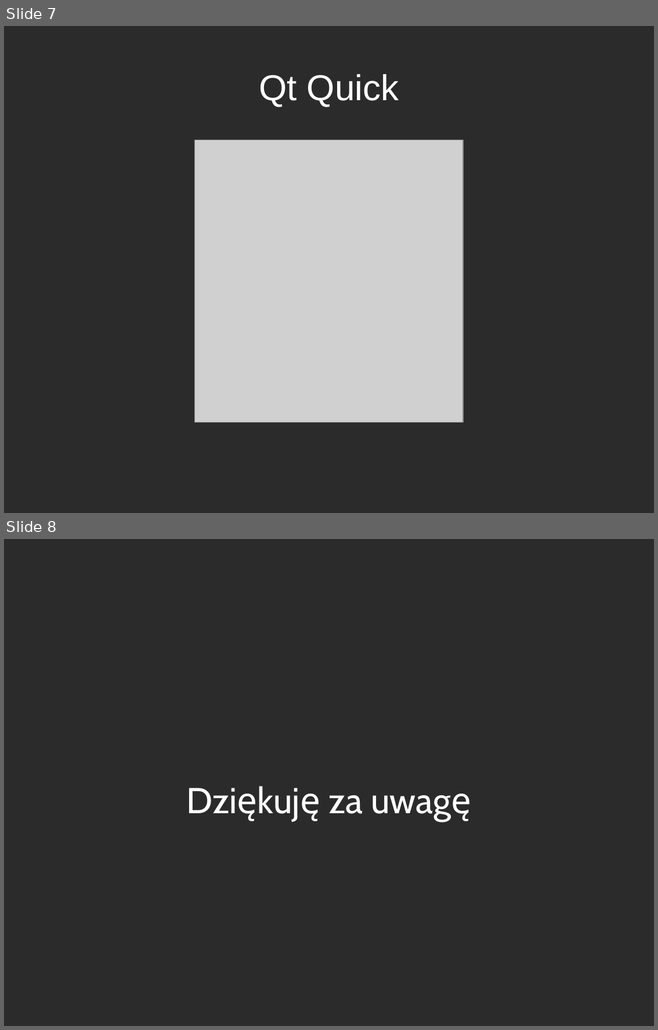
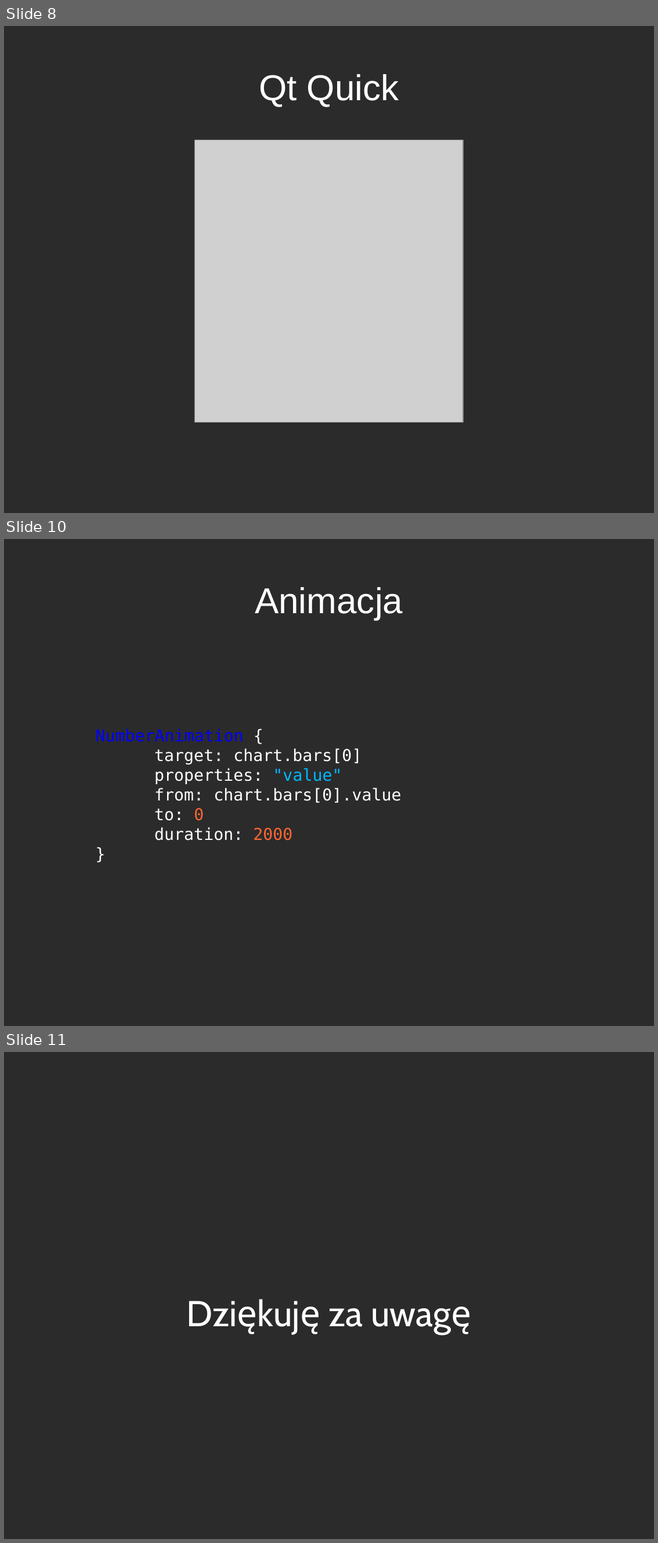
Before and after one commit to westpro4321/qt-west-charts, a slide deck: wiki/Szewczyk_Lukasz_Prezentacja_Wykresy.odp. Shown one above the other, each under a label of ours: slides 7 and 8 before the commit, slides 8, 10 and 11 after it; the slides between them are not shown. The pictures are 658x1030 and 658x1543 pixels, drawn with LibreOffice and Linux fonts; fonts in the diff are those of the drawing; grey boxes stand for pictures; background and template pictures are left out; a plain dark background stands for a picture behind light text. Boxes give left, top, right and bottom in pixels: in the first picture for what was removed or moved away, otherwise in the second. Text is boxed around its words. In the diff, an @@ line names an element or a change of style, - is before the commit and + after.

```diff
--- a/wiki/Szewczyk_Lukasz_Prezentacja_Wykresy.odp
+++ b/wiki/Szewczyk_Lukasz_Prezentacja_Wykresy.odp
@@ slide 10 added at <box>4,539,654,1026</box>, background picture (left out) @@
@@ title added at <box>255,587,402,620</box>, 44 pt, text #FFFFFF @@
+Animacja
@@ subtitle added at <box>96,729,401,841</box>, 20 pt, text #FFFFFF @@
+NumberAnimation {
+target: chart.bars[0]
+properties: "value"
+from: chart.bars[0].value
+to: 0
+duration: 2000
+}
@@ what was slide 7 is now slide 8 @@
@@ what was slide 8 is now slide 11 @@
```
Also in this commit, not shown: 1 slide changed, 4 other slides added, 2 slides removed.
